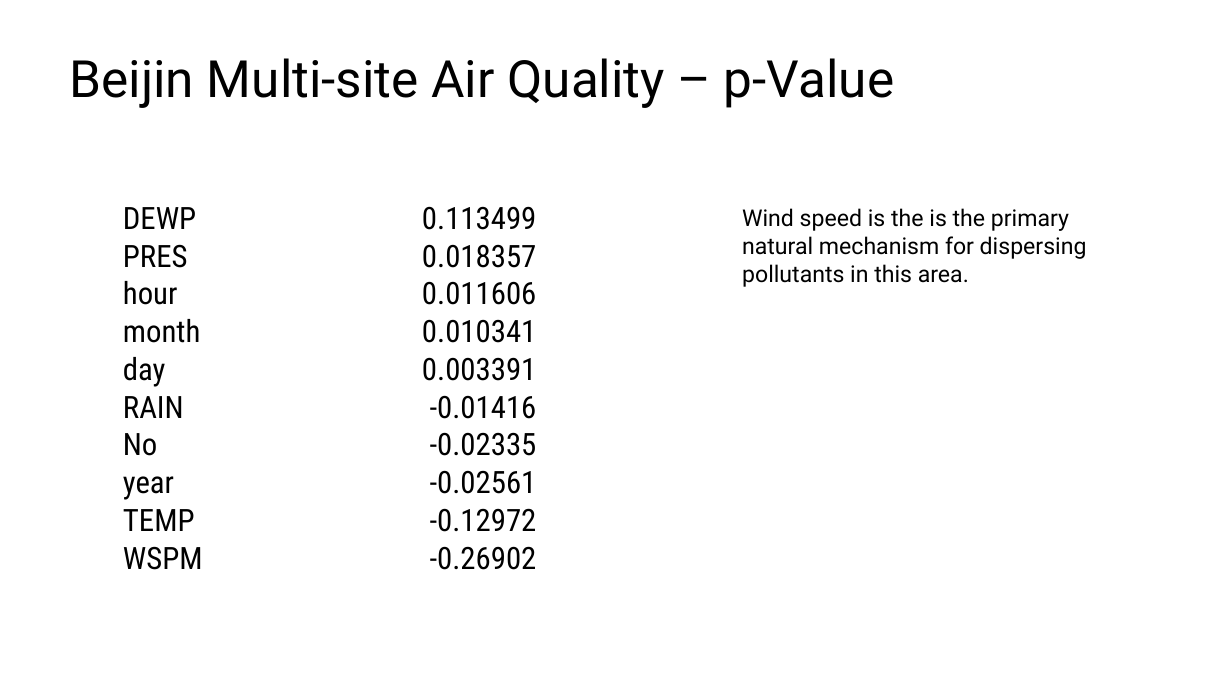
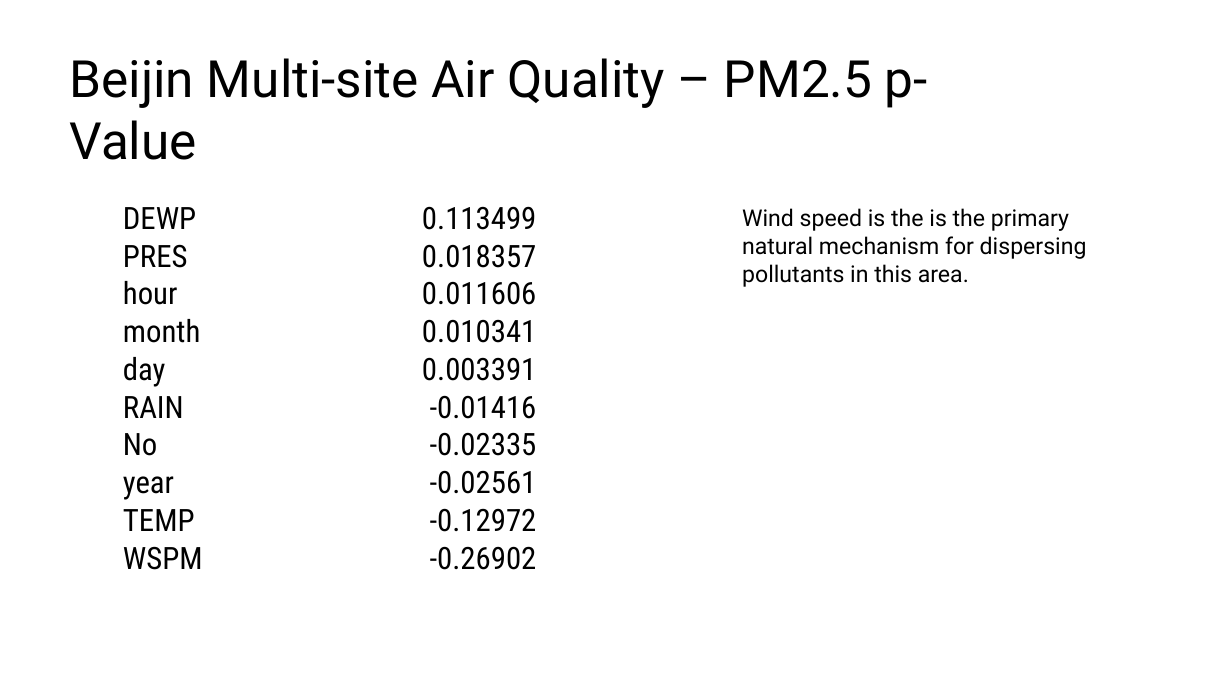
Before and after one commit to Andre-Benedetti/MSE-803, a slide deck: slide 8 of W2/MSE 803 W2 Presentation.pptx. Drawn at 1232x693 pixels with LibreOffice and Linux fonts; fonts in the diff are those of the drawing. Boxes give left, top, right and bottom in pixels: in the first picture for what was removed or moved away, otherwise in the second. Text is boxed around its words. In the diff, an @@ line names an element or a change of style, - is before the commit and + after.

```diff
--- a/W2/MSE 803 W2 Presentation.pptx
+++ b/W2/MSE 803 W2 Presentation.pptx
@@ text at (70,58,928,160): text changed @@
-Beijin Multi-site Air Quality – p-Value
+Beijin Multi-site Air Quality – PM2.5 p-Value
```
